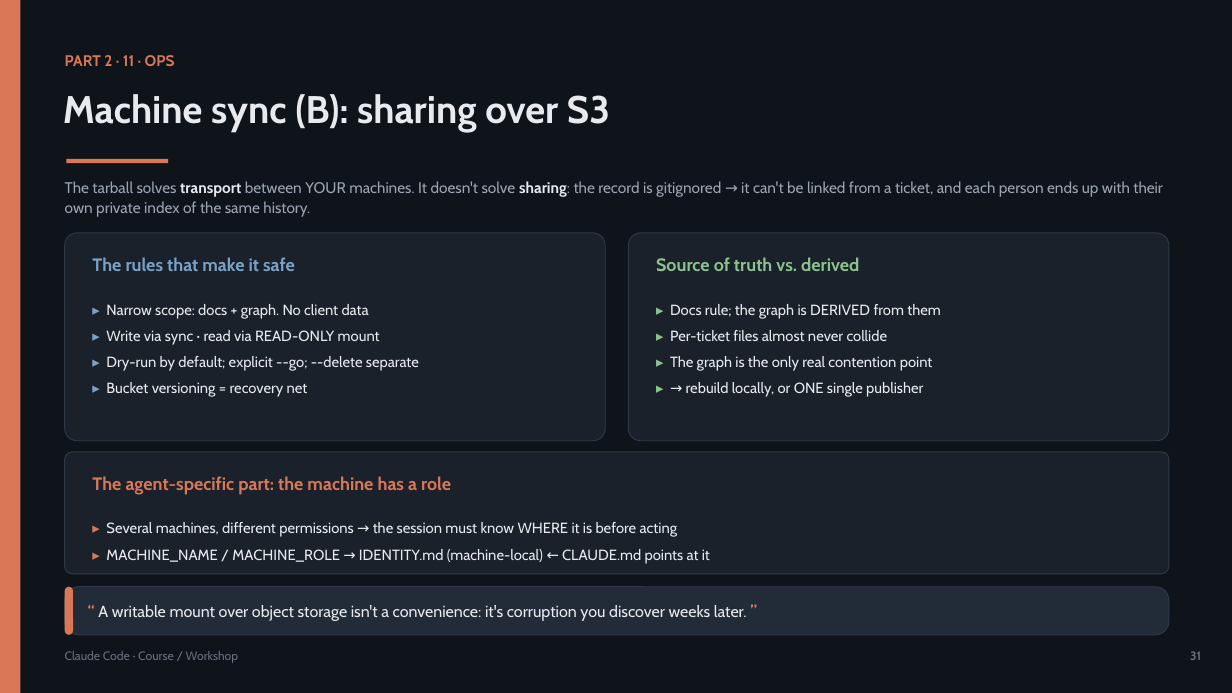
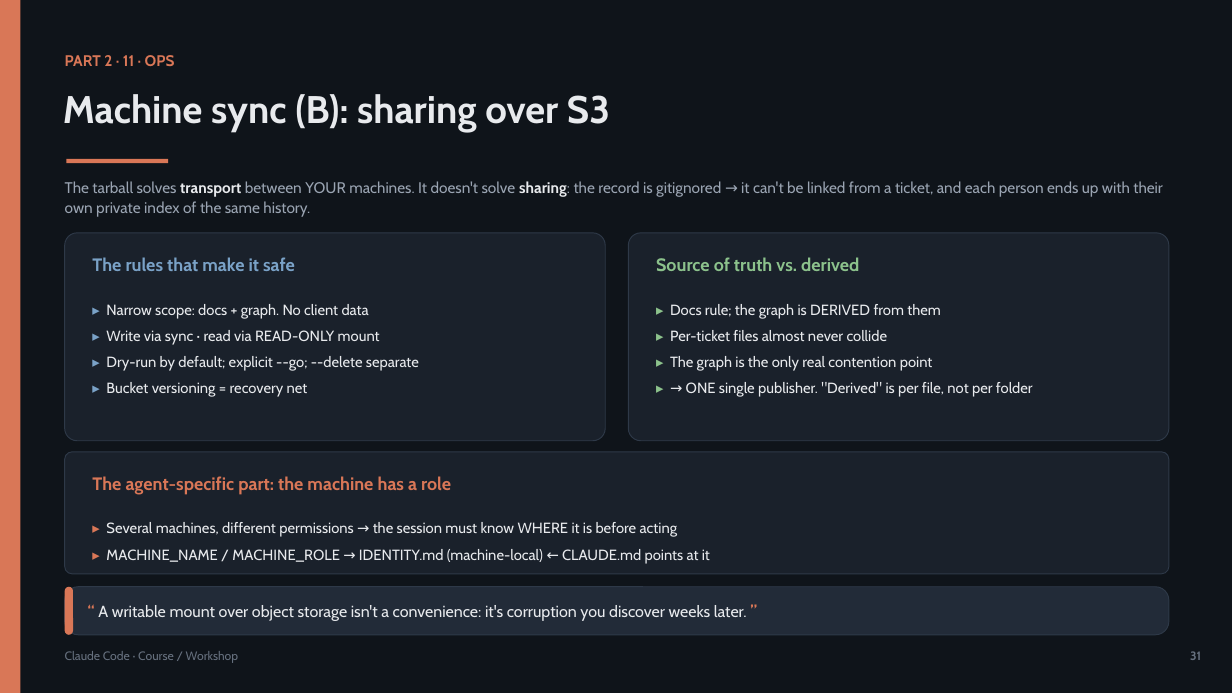
Before and after one commit to olonok69/claude_code_ml_engineer, a slide deck: slide 34 of presentacion/Claude_Code_Presentacion_EN.pptx. Drawn at 1232x693 pixels with LibreOffice and Linux fonts; fonts in the diff are those of the drawing. Boxes give left, top, right and bottom in pixels: in the first picture for what was removed or moved away, otherwise in the second. Text is boxed around its words. In the diff, an @@ line names an element or a change of style, - is before the commit and + after.

```diff
--- a/presentacion/Claude_Code_Presentacion_EN.pptx
+++ b/presentacion/Claude_Code_Presentacion_EN.pptx
@@ text at (686, 382, 1033, 397): text changed @@
-▸ → rebuild locally, or ONE single publisher
+▸ → ONE single publisher. "Derived" is per file, not per folder
```
Also in this commit, not shown: 1 other slide changed, 8 other files.
